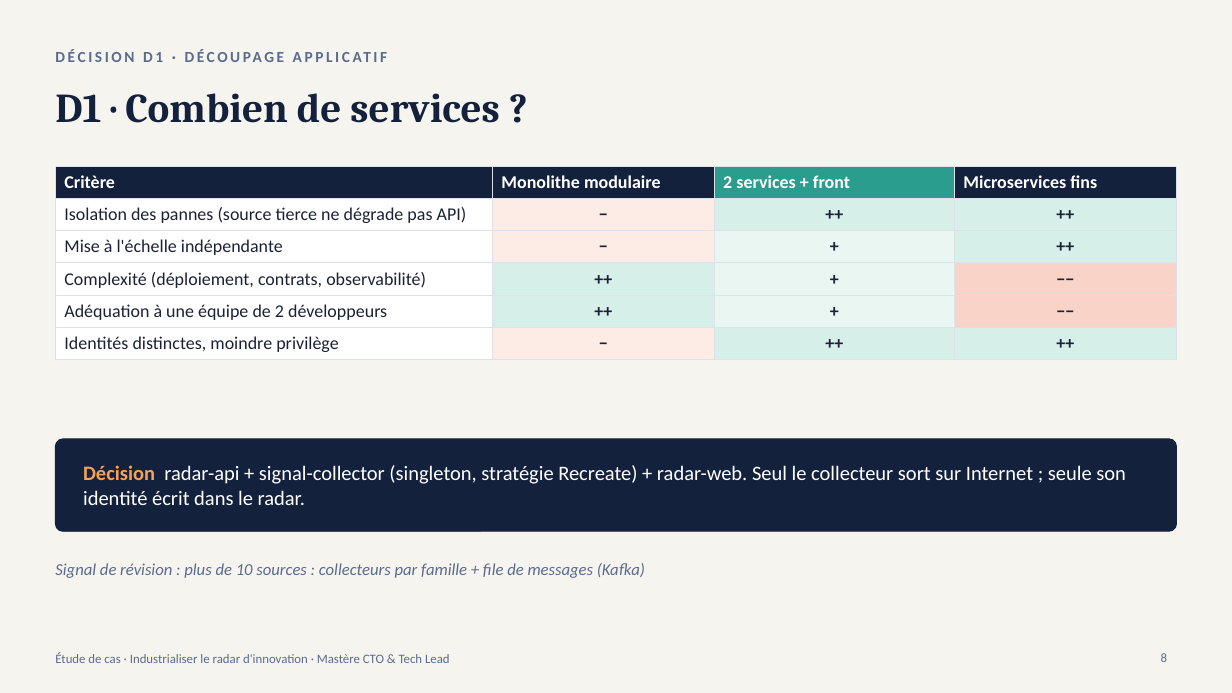
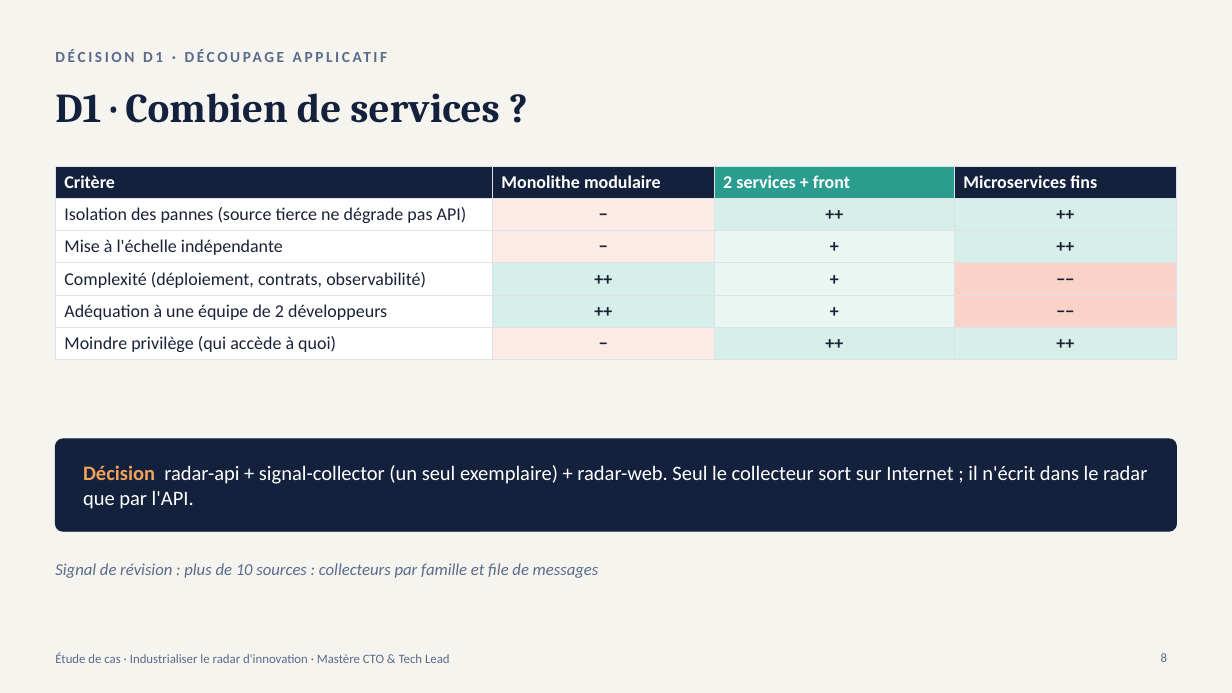
Before and after one commit to nderhore/radar-veille-ia-kubernetes, a slide deck: slide 8 of 03_slides-etude-de-cas.pptx. Drawn at 1232x693 pixels with LibreOffice and Linux fonts; fonts in the diff are those of the drawing. Boxes give left, top, right and bottom in pixels: in the first picture for what was removed or moved away, otherwise in the second. Text is boxed around its words. In the diff, an @@ line names an element or a change of style, - is before the commit and + after.

```diff
--- a/03_slides-etude-de-cas.pptx
+++ b/03_slides-etude-de-cas.pptx
@@ table at (x1=55, y1=166, x2=1177, y2=356) @@
-row 6, column 1: Identités distinctes, moindre privilège
+row 6, column 1: Moindre privilège (qui accède à quoi)
@@ text at (x1=83, y1=465, x2=1147, y2=509): text changed @@
-Décision radar-api + signal-collector (singleton, stratégie Recreate) + radar-web. Seul le collecteur sort sur Internet ; seule son identité écrit dans le radar.
+Décision radar-api + signal-collector (un seul exemplaire) + radar-web. Seul le collecteur sort sur Internet ; il n'écrit dans le radar que par l'API.
@@ text at (x1=55, y1=563, x2=599, y2=578): text changed @@
-Signal de révision : plus de 10 sources : collecteurs par famille + file de messages (Kafka)
+Signal de révision : plus de 10 sources : collecteurs par famille et file de messages
```
Also in this commit, not shown: 13 other slides changed, 7 slides added, 8 slides removed, 5 other files.
